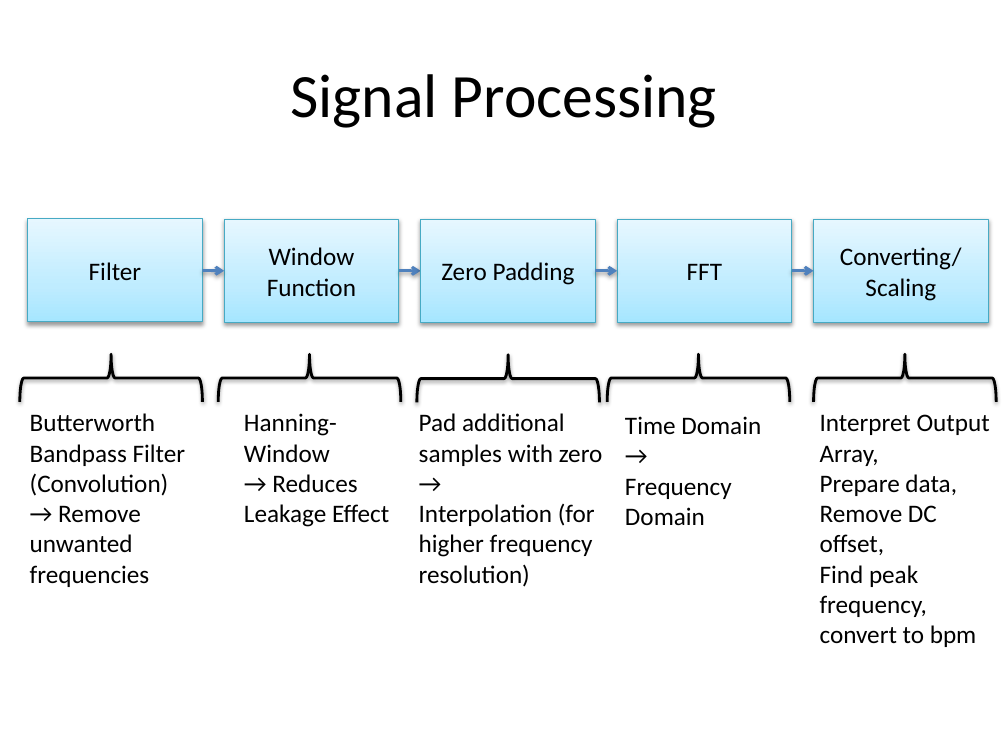
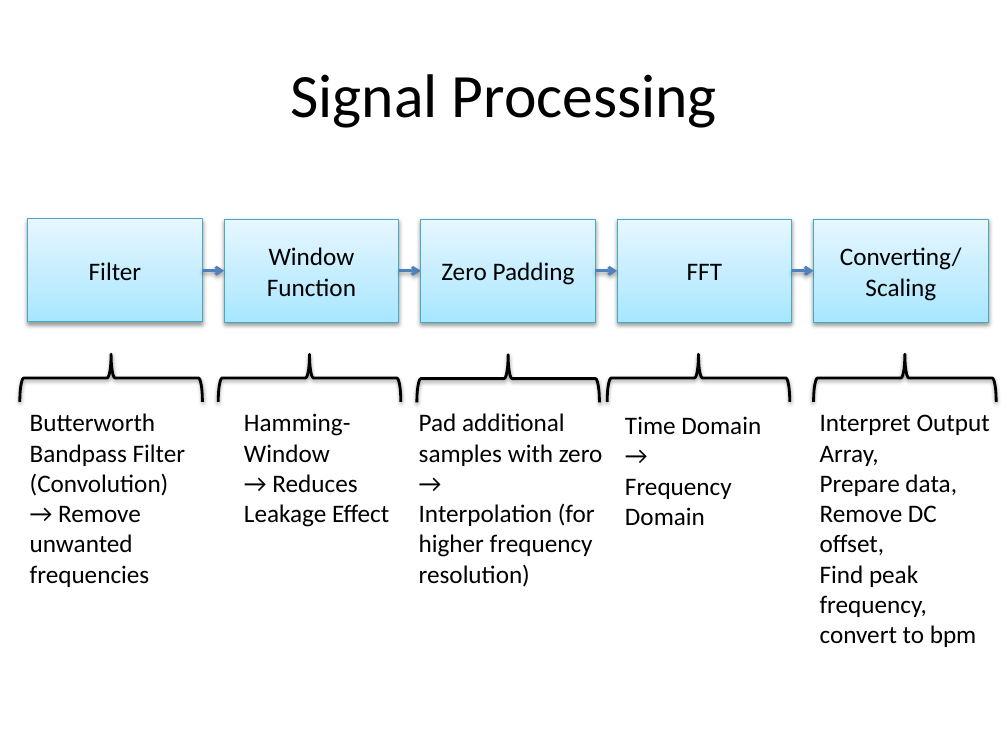
Before and after one commit to UbiquitousComputingSS14/Documentation, a slide deck: slide 17 of res/HeartRateMonitor.pptx. Drawn at 1008x756 pixels with LibreOffice and Linux fonts; fonts in the diff are those of the drawing. Boxes give left, top, right and bottom in pixels: in the first picture for what was removed or moved away, otherwise in the second. Text is boxed around its words. In the diff, an @@ line names an element or a change of style, - is before the commit and + after.

```diff
--- a/res/HeartRateMonitor.pptx
+++ b/res/HeartRateMonitor.pptx
@@ text at [244, 413, 351, 462]: text changed @@
-Hanning-Window
+Hamming-Window
```
Also in this commit, not shown: 1 other file.
